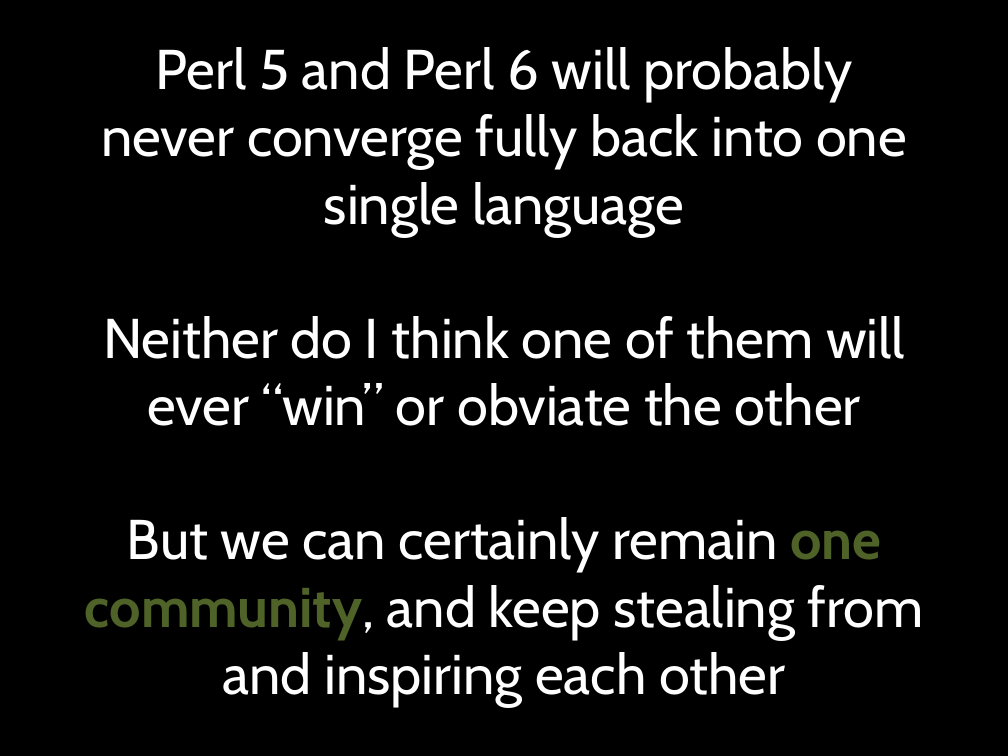
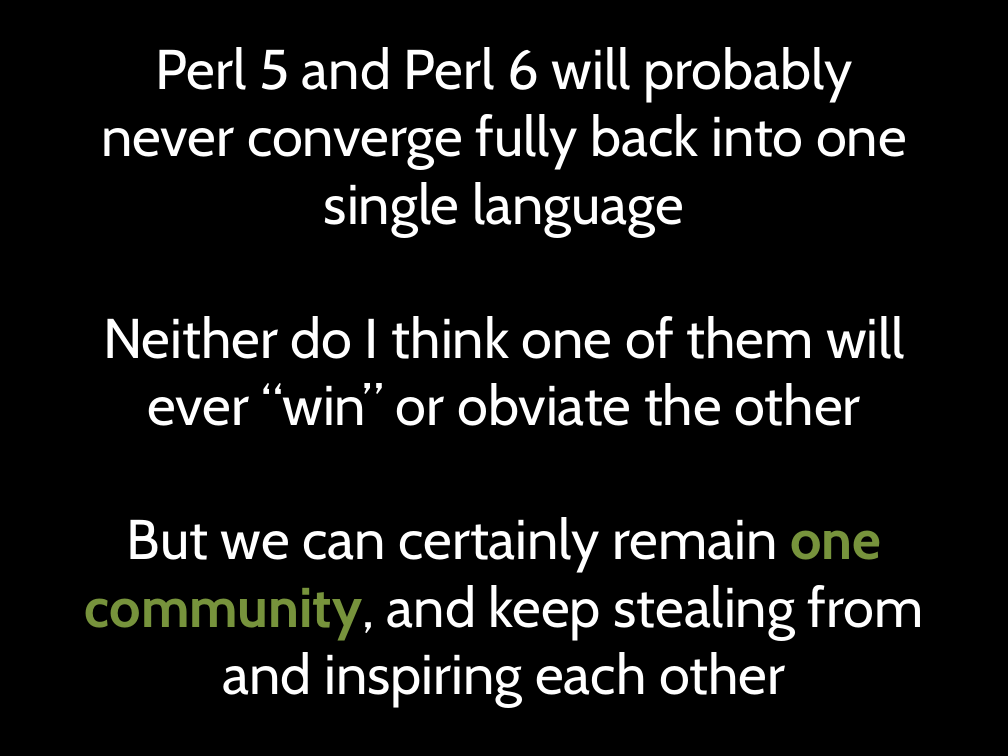
Before and after one commit to masak/talks, a slide deck: slide 54 of czpw-2014-pride-envy/talk.pptx (slide 49 before the commit). Drawn at 1008x756 pixels with LibreOffice and Linux fonts; fonts in the diff are those of the drawing. Boxes give left, top, right and bottom in pixels: in the first picture for what was removed or moved away, otherwise in the second. Text is boxed around its words. In the diff, an @@ line names an element or a change of style, - is before the commit and + after.

```diff
--- a/czpw-2014-pride-envy/talk.pptx
+++ b/czpw-2014-pride-envy/talk.pptx
@@ text at box(85, 517, 924, 639): text colour #4F6228 to #77933C in "one", "community," @@
```
Also in this commit, not shown: 12 other slides changed, 5 slides added.
